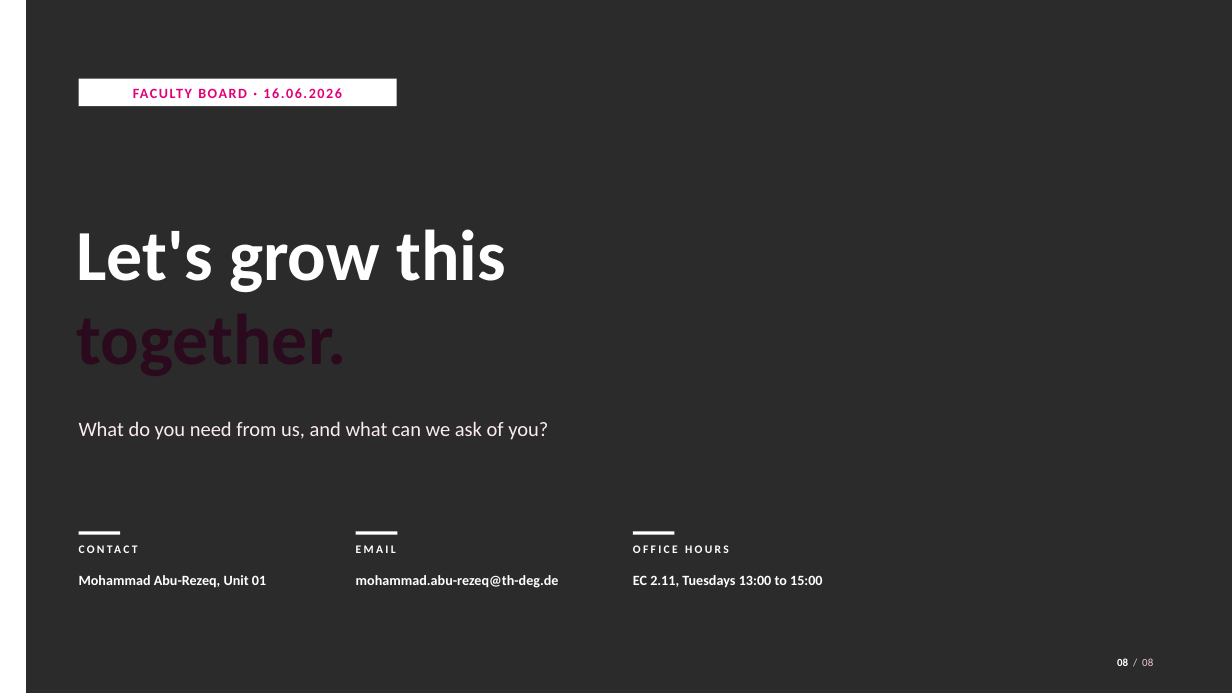
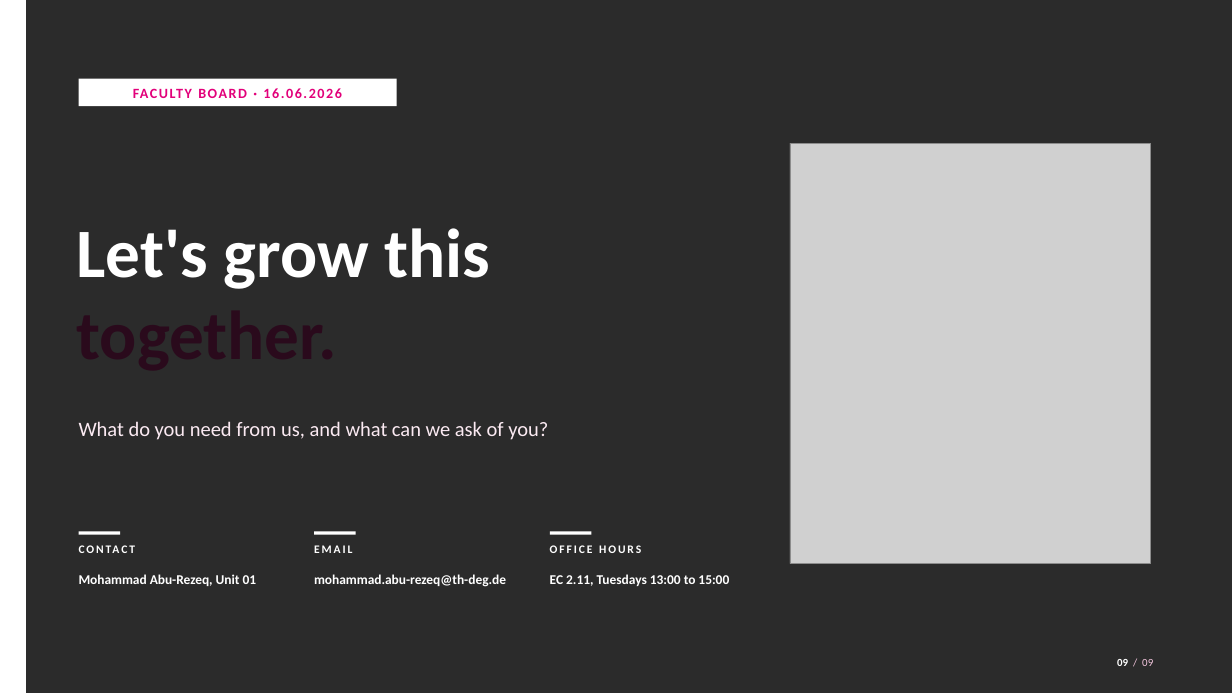
Before and after one commit to MohdAbuRezeq/angrybirds, a slide deck: slide 9 of presentation/ECRI_Faculty_Board_Briefing_ZfE.pptx (slide 8 before the commit). Drawn at 1232x693 pixels with LibreOffice and Linux fonts; fonts in the diff are those of the drawing; grey boxes stand for pictures; background and template pictures are left out; a plain dark background stands for a picture behind light text. Boxes give left, top, right and bottom in pixels: in the first picture for what was removed or moved away, otherwise in the second. Text is boxed around its words. In the diff, an @@ line names an element or a change of style, - is before the commit and + after.

```diff
--- a/presentation/ECRI_Faculty_Board_Briefing_ZfE.pptx
+++ b/presentation/ECRI_Faculty_Board_Briefing_ZfE.pptx
@@ picture added at (790, 143, 1151, 564) @@
@@ text "Let's grow this" at (77, 228, 491, 289): size 56 to 54 pt @@
@@ rectangle: place and size @@
-rectangle at (356, 531, 397, 535)
+rectangle at (314, 531, 356, 535)
@@ rectangle: place and size @@
-rectangle at (633, 531, 675, 535)
+rectangle at (550, 531, 592, 535)
@@ text "EMAIL": place and size @@
-text "EMAIL" at (356, 545, 396, 553)
+text "EMAIL" at (314, 545, 352, 553)
@@ letter spacing 1.8 to 1.5 pt in 3 elements at (79, 543, 310, 570), (314, 545, 352, 553), (550, 545, 641, 553) @@
@@ text "OFFICE HOURS": place and size @@
-text "OFFICE HOURS" at (633, 545, 729, 553)
+text "OFFICE HOURS" at (550, 545, 641, 553)
@@ text "mohammad.abu-rezeq@th-deg.de": place and size @@
-text "mohammad.abu-rezeq@th-deg.de" at (356, 575, 559, 588)
+text "mohammad.abu-rezeq@th-deg.de" at (314, 574, 506, 587)
@@ size 11 to 10.5 pt; line spacing 1.1 to 1.05 in 3 elements at (79, 574, 257, 586), (314, 574, 506, 587), (550, 574, 729, 586) @@
@@ text "EC 2.11, Tuesdays 13:00 to ...": place and size @@
-text "EC 2.11, Tuesdays 13:00 to ..." at (633, 575, 823, 588)
+text "EC 2.11, Tuesdays 13:00 to ..." at (550, 574, 729, 586)
@@ text at (1117, 659, 1153, 666): text changed @@
-08 / 08
+09 / 09
```
Also in this commit, not shown: 7 other slides changed, 1 slide added, 1 other file.
